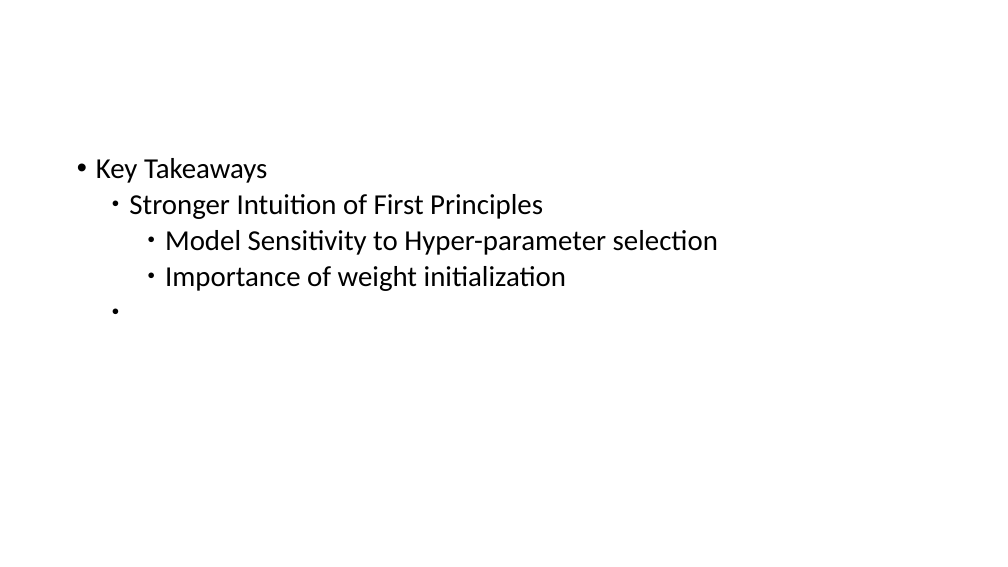
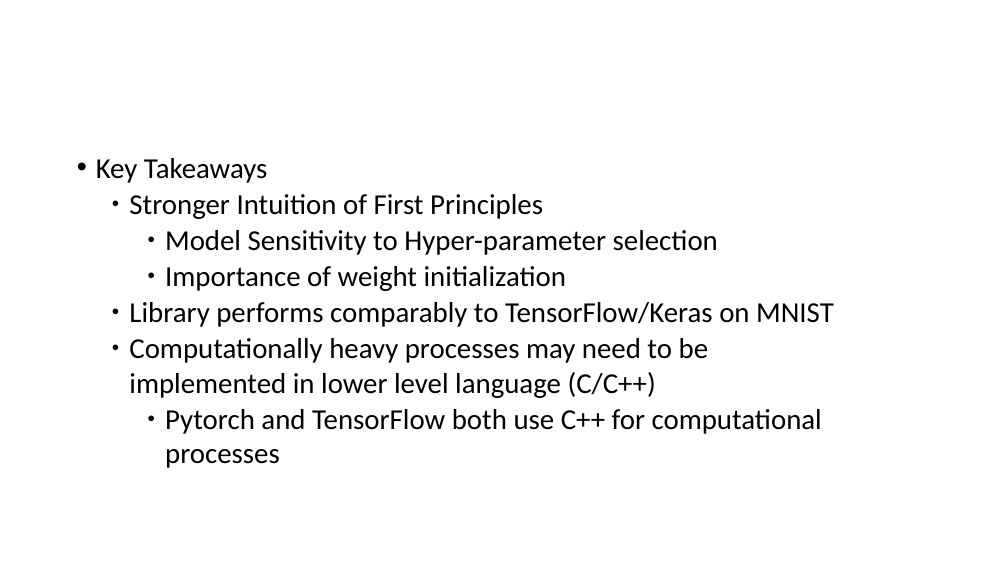
Before and after one commit to zpearson36/cs898, a slide deck: slide 17 of project/presentation.pptx (slide 16 before the commit). Drawn at 1008x567 pixels with LibreOffice and Linux fonts; fonts in the diff are those of the drawing; background and template pictures are left out. Boxes give left, top, right and bottom in pixels: in the first picture for what was removed or moved away, otherwise in the second. Text is boxed around its words. In the diff, an @@ line names an element or a change of style, - is before the commit and + after.

```diff
--- a/project/presentation.pptx
+++ b/project/presentation.pptx
@@ text at bbox=[129, 302, 834, 468]: paragraphs added @@
+    ● Library performs comparably to TensorFlow/Keras on MNIST
+    ● Computationally heavy processes may need to be implemented in lower level language (C/C++)
+        ● Pytorch and TensorFlow both use C++ for computational processes
```
Also in this commit, not shown: 2 other slides changed, 4 slides added, 2 slides removed.
